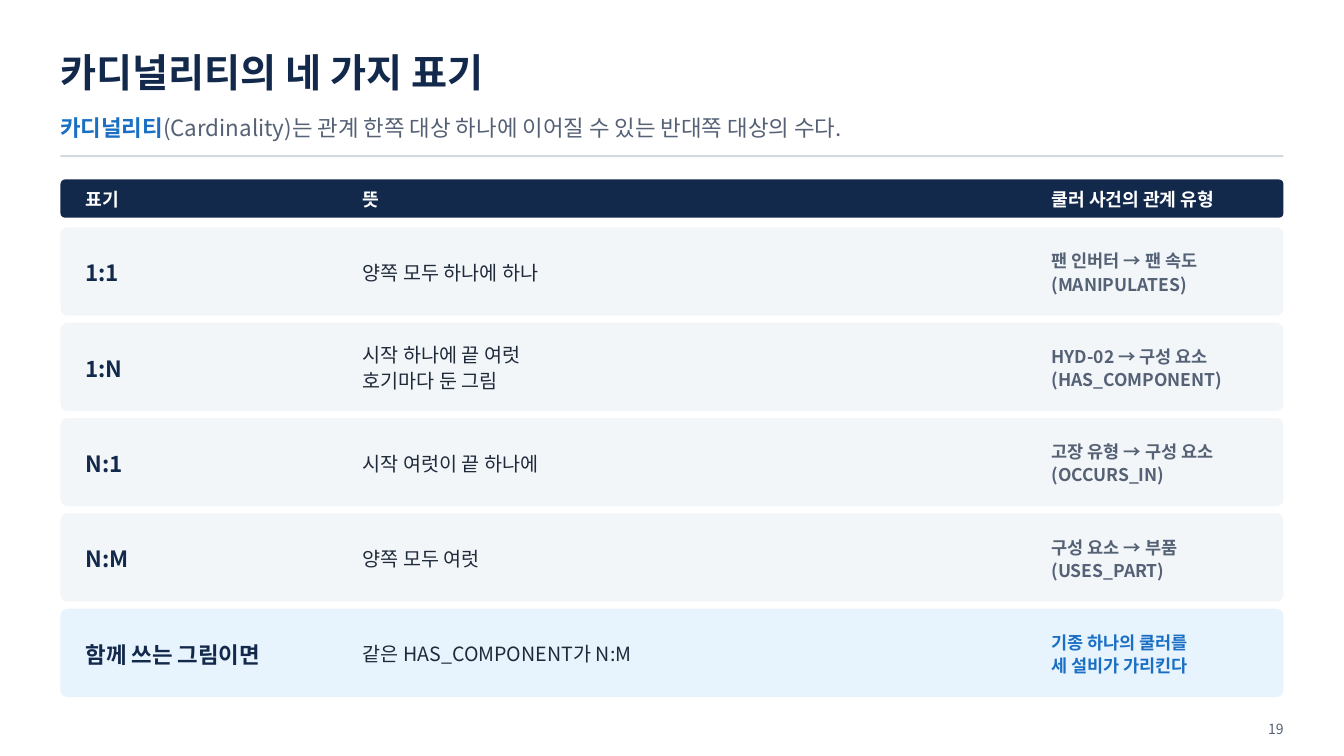
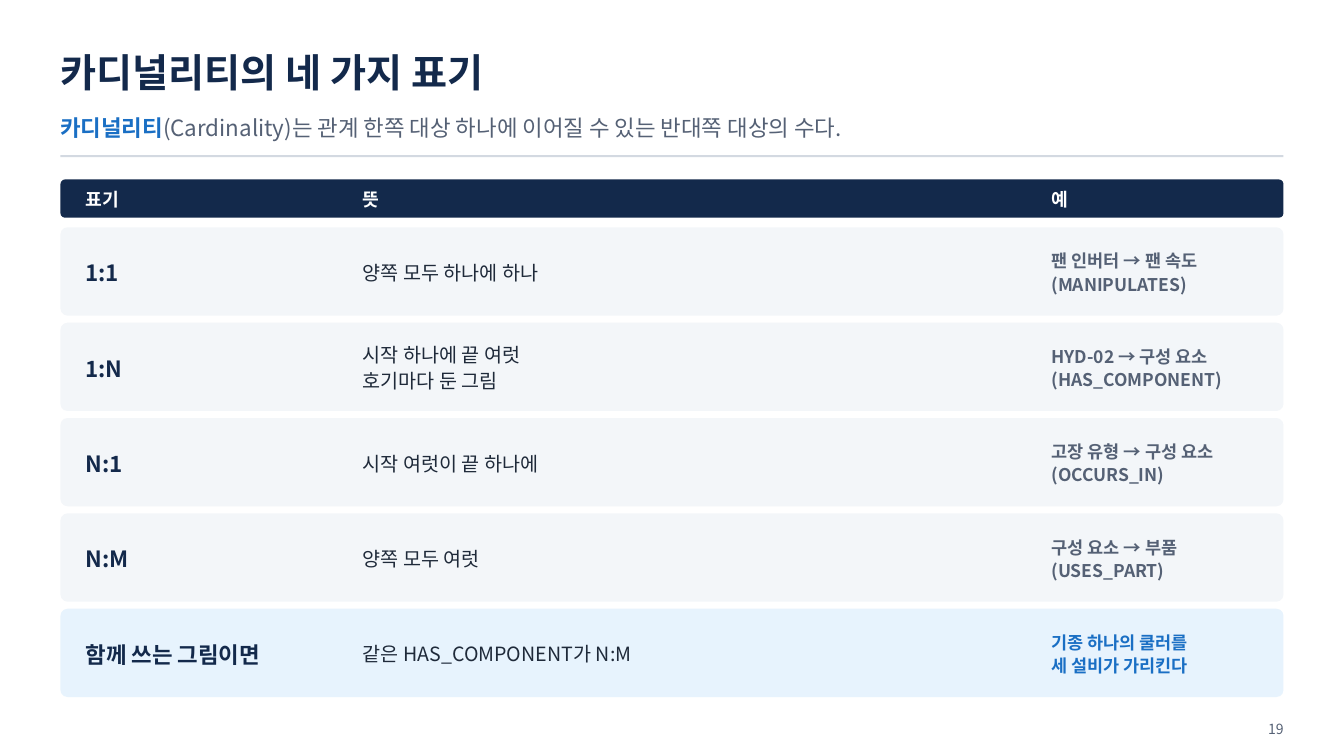
Before and after one commit to uengine-oss/hyd-iot-edu, a slide deck: slide 19 of workspace/강의제작/산출물/통합반/이론/02회차/통합반_02일차.pptx. Drawn at 1344x756 pixels with LibreOffice and Linux fonts; fonts in the diff are those of the drawing. Boxes give left, top, right and bottom in pixels: in the first picture for what was removed or moved away, otherwise in the second. Text is boxed around its words. In the diff, an @@ line names an element or a change of style, - is before the commit and + after.

Commit message:
통합 1 · 2회차 이론: 개수 · 순번만 세는 말 · 그림 꾸밈 설명 · 간지 첫 문장 싱크를 고치고(1회차 26장, 2회차 대본 · 노트, 확정 화면 고칠 거리와 32 · 33장 괄호 영문 · 굵게 16곳 · 「쿨러 사건에서」 칸 → 「예」), 적대 검토 지적까지 반영 · 대본 S-3 · S-10, 영상 V-2 · V-11 · V-13 · V-15(세 세션 판) · 배포 B-2를 유튜브.py로 올리는 길로 · 장닫음.py 줄 끝 LF

```diff
--- a/workspace/강의제작/산출물/통합반/이론/02회차/통합반_02일차.pptx
+++ b/workspace/강의제작/산출물/통합반/이론/02회차/통합반_02일차.pptx
@@ text at <box>1051,190,1068,208</box>: text changed @@
-쿨러 사건의 관계 유형
+예
```
Also in this commit, not shown: 26 other slides changed, 23 other files.
